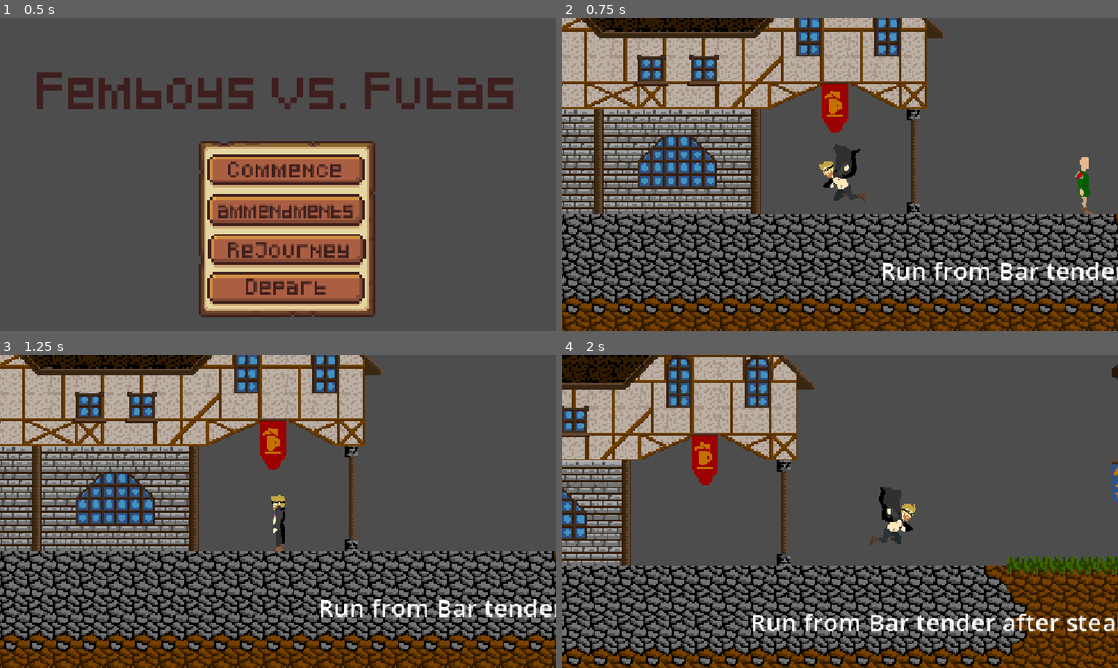
Above: before the commit, frames 1-4 (two rows, left to right).
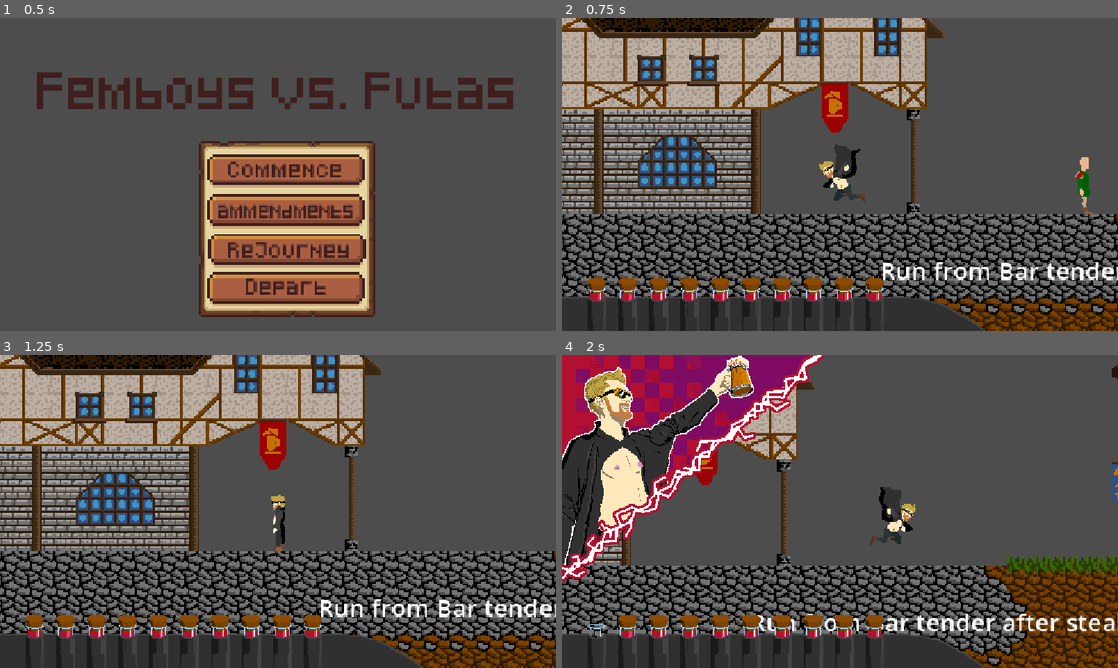
Above: after the commit, the same moments.

Repository: Cafle/craftpix-gamejam
Game: Godot game, scene res://Scenes/UI/Title.tscn
Two runs of this game, one before a commit and one after it. Both use one fixed random seed, a clock stepped at 60 frames per second and the inputs below.
Inputs (mouse positions are in pixels of both pictures, inside the frame that each line leads up to):
- Up to frame 1 (0.5 s): no input
- Up to frame 2 (0.75 s): click "ReJourney" at 0.5 s
- Up to frame 3 (1.25 s): no input
- Up to frame 4 (2 s): move the mouse to (962, 495) at 1.27 s; hold Right (ui_right) from 1.28 s (still down); hold F from 1.28 s (still down); click (962, 495) at 1.42 s; tap Up (ui_up) at 1.52 s

Frame 1 is identical in both runs. In frame 2, 9.4% of the frame differs, in the area x 0-77%, y 83-100%; in frame 3, 9.4%; in frame 4, 27%, in the area x 0-77%, y 0-100%.

Commit message:
potion drinking adn animation

Diff:
--- a/Scenes/Level/1.tscn
+++ b/Scenes/Level/1.tscn
@@ -12,6 +12,7 @@
 [ext_resource type="Texture2D" uid="uid://cscq1pcpbmqn3" path="res://Assets/Character/NPCsheet.png" id="10_arfpa"]
 [ext_resource type="Shader" uid="uid://g16ywxhl53ou" path="res://Assets/SFX/NPC_shader.gdshader" id="10_hs1xu"]
 [ext_resource type="Script" uid="uid://bm8cuw5sxwaft" path="res://Scenes/Level/NPC.gd" id="11_jnyrv"]
+[ext_resource type="PackedScene" uid="uid://7bwuopltt3ob" path="res://Scenes/UI/Photbar.tscn" id="13_76awh"]
 
 [sub_resource type="PhysicsMaterial" id="PhysicsMaterial_6ncyj"]
 friction = 0.0
@@ -3566,3 +3567,5 @@
 Ruffle1Tone = Color(0.7411765, 0, 0, 1)
 Ruffle2Tone = Color(0.5673677, 0.56736773, 0.56736773, 1)
 LegTone = Color(0.8980392, 0.72156864, 0.56078434, 1)
+
+[node name="Photbar" parent="." unique_id=2047316283 instance=ExtResource("13_76awh")]
--- /dev/null
+++ b/Scenes/UI/Photbar.tscn
@@ -0,0 +1,115 @@
+[gd_scene format=3 uid="uid://7bwuopltt3ob"]
+
+[ext_resource type="Texture2D" uid="uid://ciea16q7uyu0s" path="res://Assets/UI/photbar/PotionBelt.png" id="1_d573o"]
+[ext_resource type="Texture2D" uid="uid://cn1b2ebu74ioq" path="res://Assets/UI/photbar/PotionBottle.png" id="2_65q4c"]
+[ext_resource type="Script" uid="uid://ct0ghdphgjp48" path="res://Scenes/UI/drink.gd" id="2_766cj"]
+[ext_resource type="Texture2D" uid="uid://b0ug3p08idatr" path="res://Assets/UI/photbar/PotionQuark.png" id="3_2bddc"]
+[ext_resource type="Texture2D" uid="uid://c88rfxks8wc7" path="res://Assets/UI/photbar/PotionJuice.png" id="4_bps6v"]
+[ext_resource type="Texture2D" uid="uid://bw15coat8l5vh" path="res://Assets/Character/cheersFront.png" id="6_8ycw8"]
+[ext_resource type="Script" uid="uid://c4y26lqbylvr0" path="res://Scenes/UI/playCheer.gd" id="6_ju4wm"]
+[ext_resource type="Texture2D" uid="uid://dkljdr2ls6hhp" path="res://Assets/Character/cheersGuy.png" id="7_p7bvr"]
+[ext_resource type="Texture2D" uid="uid://be1q80li5psyl" path="res://Assets/Character/cheersBack.png" id="8_sdh80"]
+[ext_resource type="AudioStream" uid="uid://bixt7k0jwrqq3" path="res://Assets/SFX/fart-with-reverb.mp3" id="10_hwx1e"]
+
+[sub_resource type="Animation" id="Animation_ju4wm"]
+length = 0.001
+tracks/0/type = "value"
+tracks/0/imported = false
+tracks/0/enabled = true
+tracks/0/path = NodePath("Node/Node2D:position")
+tracks/0/interp = 1
+tracks/0/loop_wrap = true
+tracks/0/keys = {
+"times": PackedFloat32Array(0),
+"transitions": PackedFloat32Array(1),
+"update": 0,
+"values": [Vector2(213, 103)]
+}
+
+[sub_resource type="Animation" id="Animation_sdh80"]
+resource_name = "fly in"
+length = 2.0
+tracks/0/type = "value"
+tracks/0/imported = false
+tracks/0/enabled = true
+tracks/0/path = NodePath("Node/Node2D:position")
+tracks/0/interp = 1
+tracks/0/loop_wrap = true
+tracks/0/keys = {
+"times": PackedFloat32Array(-0.73333335, 0.13333334, 1.6666666, 1.8333334),
+"transitions": PackedFloat32Array(1, 1, 1, 1),
+"update": 0,
+"values": [Vector2(213, 103), Vector2(576, 324), Vector2(576, 324), Vector2(213, 103)]
+}
+
+[sub_resource type="AnimationLibrary" id="AnimationLibrary_ju4wm"]
+_data = {
+&"RESET": SubResource("Animation_ju4wm"),
+&"fly in": SubResource("Animation_sdh80")
+}
+
+[sub_resource type="AtlasTexture" id="AtlasTexture_p7bvr"]
+atlas = ExtResource("6_8ycw8")
+region = Rect2(0, 0, 1152, 648)
+
+[sub_resource type="AtlasTexture" id="AtlasTexture_sdh80"]
+atlas = ExtResource("6_8ycw8")
+region = Rect2(1152, 0, 1152, 648)
+
+[sub_resource type="SpriteFrames" id="SpriteFrames_1vivr"]
+animations = [{
+"frames": [{
+"duration": 1.0,
+"texture": SubResource("AtlasTexture_p7bvr")
+}, {
+"duration": 1.0,
+"texture": SubResource("AtlasTexture_sdh80")
+}],
+"loop": 1,
+"name": &"default",
+"speed": 15.0
+}]
+
+[node name="Photbar" type="CanvasLayer" unique_id=2047316283]
+
+[node name="Belt" type="Sprite2D" parent="." unique_id=557171034]
+position = Vector2(576, 324)
+texture = ExtResource("1_d573o")
+
+[node name="bottle1" type="Node2D" parent="." unique_id=293573499]
+position = Vector2(576, 324)
+script = ExtResource("2_766cj")
+
+[node name="bottle" type="Sprite2D" parent="bottle1" unique_id=397526273]
+texture = ExtResource("2_65q4c")
+
+[node name="quark" type="Sprite2D" parent="bottle1" unique_id=483730128]
+texture = ExtResource("3_2bddc")
+
+[node name="juice" type="Sprite2D" parent="bottle1" unique_id=134184094]
+z_index = -2
+texture = ExtResource("4_bps6v")
+
+[node name="Node" type="AnimationPlayer" parent="." unique_id=2069807744]
+libraries/ = SubResource("AnimationLibrary_ju4wm")
+script = ExtResource("6_ju4wm")
+
+[node name="Node2D" type="Node2D" parent="Node" unique_id=2060308075]
+position = Vector2(213, 103)
+
+[node name="guy" type="Sprite2D" parent="Node/Node2D" unique_id=1796903912]
+texture = ExtResource("7_p7bvr")
+
+[node name="bg" type="Sprite2D" parent="Node/Node2D" unique_id=806951608]
+z_index = -2
+texture = ExtResource("8_sdh80")
+
+[node name="zap" type="AnimatedSprite2D" parent="Node/Node2D" unique_id=1955124697]
+sprite_frames = SubResource("SpriteFrames_1vivr")
+autoplay = "default"
+frame_progress = 0.9096342
+
+[node name="AudioStreamPlayer2D" type="AudioStreamPlayer2D" parent="Node" unique_id=691327595]
+stream = ExtResource("10_hwx1e")
+volume_db = 13.607
+attenuation = 0.0
--- /dev/null
+++ b/Scenes/UI/drink.gd
@@ -0,0 +1,21 @@
+extends Node2D
+
+@onready var cork = $quark
+@onready var bottle = $bottle
+@onready var juice = $juice
+
+@onready var juicing = false
+# Called when the node enters the scene tree for the first time.
+func _ready() -> void:
+	Inventory.potion_drunk.connect(_swig)
+
+func _swig() -> void:
+	if Inventory.items[0] == self:
+		cork.hide()
+		juicing = true
+
+
+# Called every frame. 'delta' is the elapsed time since the previous frame.
+func _process(delta: float) -> void:
+	if juicing && juice.position.y < 19:
+		juice.position.y += 1
--- /dev/null
+++ b/Scenes/UI/playCheer.gd
@@ -0,0 +1,12 @@
+extends AnimationPlayer
+
+
+# Called when the node enters the scene tree for the first time.
+func _ready() -> void:
+	$Node2D.hide()
+	Inventory.potion_drunk.connect(_cheer)
+
+func _cheer() -> void:
+	$AudioStreamPlayer2D.play()
+	$Node2D.show()
+	play("fly in")
--- a/Scripts/Global/Inventory.gd
+++ b/Scripts/Global/Inventory.gd
@@ -2,15 +2,39 @@
 
 @onready var potions : Array[potionData]
 
+signal potion_drunk()
+
+var items : Array[Node2D]
+var held = false
+var photbar : CanvasLayer
+var vial : Node2D
+
 # Called when the node enters the scene tree for the first time.
 func _ready() -> void:
+	items.resize(10)
 	potions.resize(10)
-	pass # Replace with function body.
+
 
 
 # Called every frame. 'delta' is the elapsed time since the previous frame.
 func _process(delta: float) -> void:
-	pass
+	if Input.is_key_pressed(KEY_F) and Input.is_key_label_pressed(KEY_F) and not held:
+		_drink()
+		held = true
+	if not Input.is_key_pressed(KEY_F) and not Input.is_key_label_pressed(KEY_F):
+		held = false
+
+func _activateHotbar(root : CanvasLayer) -> void:
+	photbar = root
+	vial = root.get_child(1)
+	items[0] = vial
+	for i in range (0, 9):
+		print("uo")
+		items[i + 1] = vial.duplicate()
+		root.add_child(items[i + 1])
+		items[i + 1].position.x += 64 * (i + 1)
+
+		#64 pixels apart
 
 func _add(pot : potionData) -> void:
 	print("addoing ", pot.name)
@@ -18,10 +42,12 @@
 		potions[9-i] = potions[8 - i]
 		potions[0] = pot
 
-func _drink() -> potionData:
+func _drink() -> void:
+	potion_drunk.emit()
+	var bot = items[0]
 	var temp = potions[0]
-	for i in range (8):
+	for i in range (9):
 		potions[i] = potions[i + 1]
+		items[i] = items[i + 1]
 
 	potions[9] = null
-	return temp
--- a/Scripts/Level/1.gd
+++ b/Scripts/Level/1.gd
@@ -19,6 +19,8 @@
 	_replace_tiles(tilemap, 0, crateObject, Scan)
 
 	$WinObject/Sprite2D/Area2D.body_entered.connect(_win)
+
+	Inventory._activateHotbar($Photbar)
 
 # Called every frame. 'delta' is the elapsed time since the previous frame.
 func _process(delta: float) -> void:
--- a/Scripts/Sprites/Player.gd
+++ b/Scripts/Sprites/Player.gd
@@ -61,7 +61,6 @@
 
 	if slideFrame > 0:
 		slideFrame -= 1
-		print(slideFrame)
 	if direction:
 		if velocity.x < 0:
 			animator.scale.x = 1
--- a/project.godot
+++ b/project.godot
@@ -74,6 +74,11 @@
 , Object(InputEventKey,"resource_local_to_scene":false,"resource_name":"","device":-1,"window_id":0,"alt_pressed":false …(183 unchanged characters)…
 ]
 }
+drink={
+"deadzone": 0.2,
+"events": [Object(InputEventKey,"resource_local_to_scene":false,"resource_name":"","device":-1,"window_id":0,"alt_pressed":false,"shift_pressed":false,"ctrl_pressed":false,"meta_pressed":false,"pressed":false,"keycode":0,"physical_keycode":70,"key_label":0,"unicode":102,"location":0,"echo":false,"script":null)
+]
+}
 
 [physics]
 
Not shown, added: Assets/SFX/fart-with-reverb.mp3.import
Not shown, added: Scenes/UI/drink.gd.uid
Not shown, added: Scenes/UI/playCheer.gd.uid
Not shown, added: Assets/SFX/fart-with-reverb.mp3
Not shown, added: Scenes/UI/Photbar.tscn4011186194.tmp
Not shown, added: Scenes/UI/Photbar.tscn4016190246.tmp
Not shown, added: Scenes/UI/Photbar.tscn4042620719.tmp
Not shown, added: Scenes/UI/Photbar.tscn4158212088.tmp
Not shown, added: Scenes/UI/Photbar.tscn4275549638.tmp
